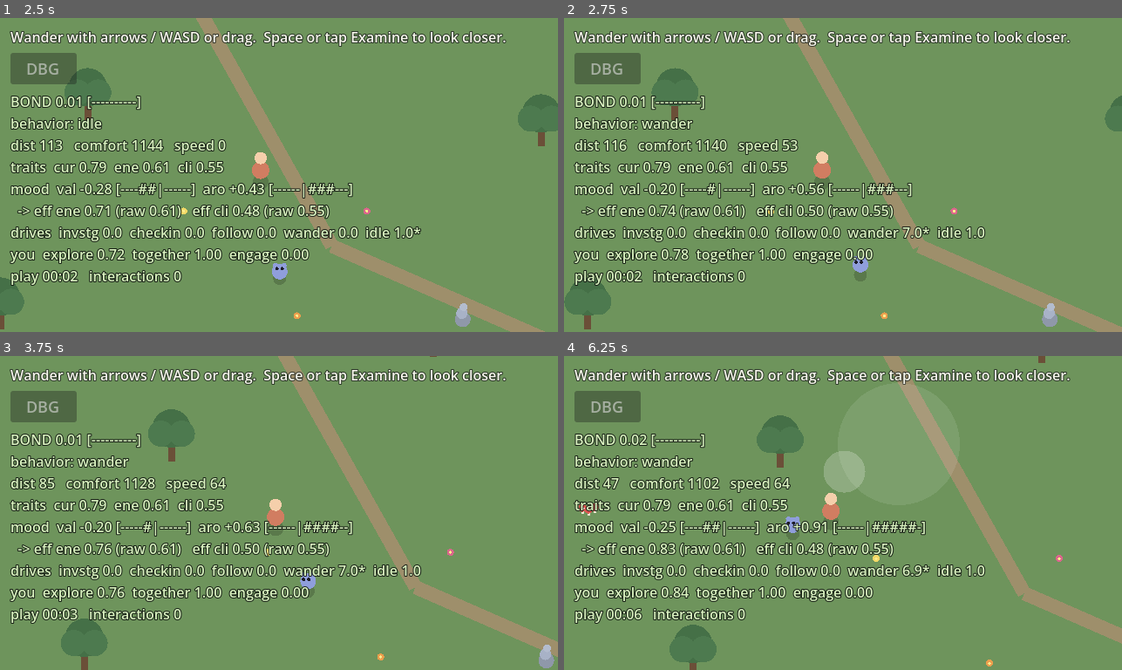
Above: before the commit, frames 1-4 (two rows, left to right).
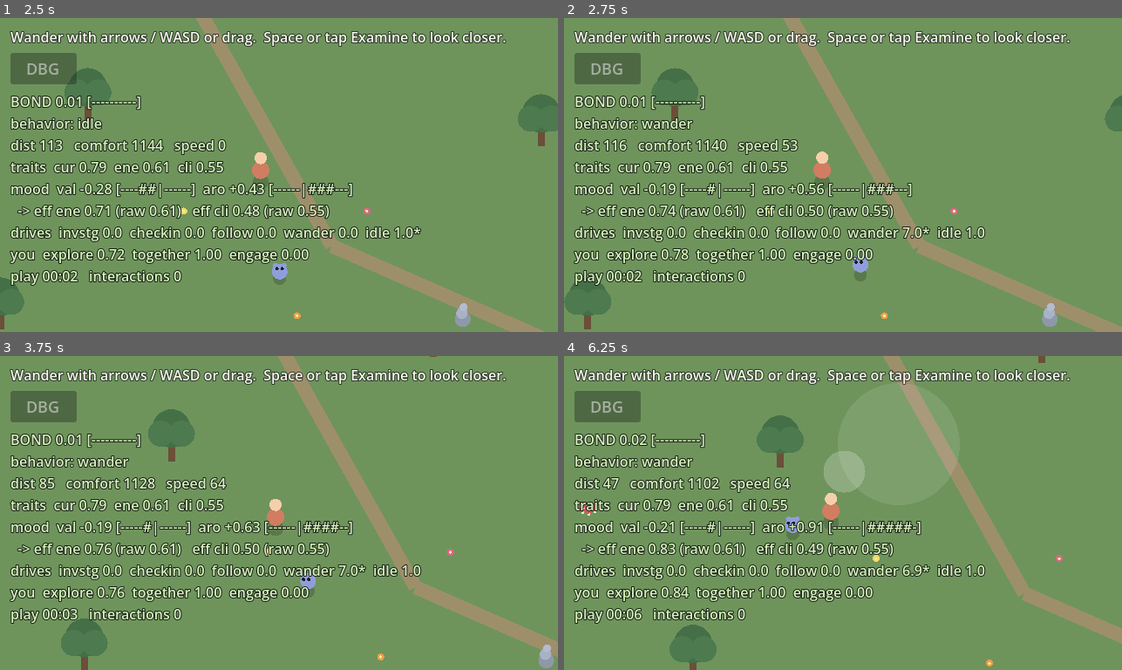
Above: after the commit, the same moments.

Repository: maximusunc/pokepals
Game: Godot game, scene res://scenes/world.tscn
Two runs of this game, one before a commit and one after it. Both use one fixed random seed, a clock stepped at 60 frames per second and the inputs below.
Inputs (mouse positions are in pixels of both pictures, inside the frame that each line leads up to):
- Up to frame 1 (2.5 s): tap Enter (ui_accept) at 0.5, 0.77 s; move the mouse to (251, 237) at 0.52 s; hold Up (ui_up) 0.53-1.25 s; click (251, 237) at 0.67 s; drag from (446, 222) to (251, 237) at 1.27 s; move the mouse to (111, 127) at 2.02 s; hold Left (ui_left) from 2.03 s (still down)
- Up to frame 2 (2.75 s): keep holding Left (ui_left)
- Up to frame 3 (3.75 s): release Left (ui_left) at 2.75 s; drag from (306, 513) to (111, 465) at 2.77 s; move the mouse to (195, 434) at 3.52 s; hold Down (ui_down) from 3.53 s (still down)
- Up to frame 4 (6.25 s): tap Enter (ui_accept) at 3.77 s; release Down (ui_down) at 4.25 s; drag from (965, 497) to (759, 434) at 4.27 s; move the mouse to (731, 528) at 5.02 s; hold Up (ui_up) 5.03-5.75 s; click (731, 528) at 5.17 s; drag from (898, 443) to (731, 528) at 5.77 s

Frame 1 is identical in both runs. In frame 2, less than 0.1% of the frame differs, in the area x 17-21%, y 52-57%; in frame 3, less than 0.1%; in frame 4, 1.1%, in the area x 18-65%, y 52-64%.

Commit message:
feat(companion): wire shared-attention and being-noticed into bond + mood
Social referencing now pays off mechanically, not just visually:

- Shared-attention -> bond: when the companion is right beside whatever the
  player is attending to, that shared moment grows the bond
  (grow_per_shared_attention), novelty-gated in the same familiarity map so
  co-attending the same spot fades. Suppressed on a frame the player actually
  examined something, so that moment counts once.
- Shared-attention -> mood: the same moment is a warming valence lift.
- Being-noticed -> mood: a new noticed_strength read (the player turning
  toward and easing up to the companion itself, no dwell) gives a gentle
  continuous valence lift while it's happening.

CompanionAttention now also returns noticed_strength; the brain merges it
into perception. All data-tuned in companion.json (bond / mood / attention
blocks). Tests cover shared-attention bond growth + novelty gating, the two
valence lifts, and the being-noticed reads.

Co-Authored-By: Claude Opus 4.8 (1M context) <noreply@anthropic.com>
Claude-Session: https://claude.ai/code/session_01WCXccy5pBCLVvDf2cxvg51

Diff:
--- a/pokepals/data/companion.json
+++ b/pokepals/data/companion.json
@@ -23,16 +23,17 @@
 	"roam_pause": [1.5, 4.0],
 	"roam_pause_bond_scale": 2.5,
 	"wander_linger": 2.5,
-	"_bond_comment": "The relationship itself (0..1), persisten …(413 unchanged characters)… rmanent and never fades). (2) grow_per_sec_near, a slow proximity TRICKLE while  …(719 unchanged characters)…
+	"_bond_comment": "The relationship itself (0..1), persisten …(413 unchanged characters)… rmanent and never fades). (2) grow_per_shared_attention on a SHARED-ATTENTION moment — the companion is right beside whatever you're focused on (from social referencing) — also novelty-weighted in the same familiarity map. (3) grow_per_sec_near, a slow proximity TRICKLE while  …(719 unchanged characters)…
 	"bond": {
 		"init": 0.0,
 		"max": 1.0,
 		"grow_per_sec_near": 0.000018,
 		"grow_per_interaction": 0.0004,
+		"grow_per_shared_attention": 0.0003,
 		"novelty_decay": 0.4,
 		"time_scale": 145.0
 	},
-	"_mood_comment": "The fast affective layer — a 2D feeling t …(1128 unchanged characters)… ifts down so the next novel thing pops. walk_amp: amplitude of the per-frame ran …(205 unchanged characters)…
+	"_mood_comment": "The fast affective layer — a 2D feeling t …(1128 unchanged characters)… ifts down so the next novel thing pops. shared_attention_valence: a warming valence lift on a shared-attention moment (you and it focused on the same thing), novelty-weighted. noticed_valence_gain: a gentle continuous valence lift while the player seems to be noticing the companion (noticed_strength * this * delta). walk_amp: amplitude of the per-frame ran …(205 unchanged characters)…
 	"mood": {
 		"overlay_scale": 0.25,
 		"relax_rate": 0.35,
@@ -46,11 +47,13 @@
 		"contagion_bond_scale": 1.4,
 		"boredom_onset": 14.0,
 		"boredom_arousal_rate": 0.04,
+		"shared_attention_valence": 0.35,
+		"noticed_valence_gain": 0.4,
 		"walk_amp": 0.25,
 		"neg_floor": -0.5,
 		"axis_map": { "arousal": "energy", "valence": "clinginess" }
 	},
-	"_attention_comment": "SOCIAL REFERENCING: how the companio …(1189 unchanged characters)… ht) — 0 when fresh, growing as you bond.",
+	"_attention_comment": "SOCIAL REFERENCING: how the companio …(1189 unchanged characters)… ht) — 0 when fresh, growing as you bond. SHARED-ATTENTION (feeds bond + mood): a shared moment is counted when attention_strength >= share_min_strength AND the companion is within share_distance of what you're attending to. BEING-NOTICED (feeds mood): notice_radius is how near the player must be to the companion to possibly be 'noticing' it; notice_floor is the engagement when near+slow but not approaching the companion (keep 0 so only turning-toward-and-coming-over reads as noticing).",
 	"attention": {
 		"radius": 180.0,
 		"slow_speed": 60.0,
@@ -63,7 +66,11 @@
 		"switch_margin": 0.15,
 		"glance_floor": 0.35,
 		"glance_gain": 1.0,
-		"cue_weight": 0.8
+		"cue_weight": 0.8,
+		"share_distance": 90.0,
+		"share_min_strength": 0.25,
+		"notice_radius": 120.0,
+		"notice_floor": 0.0
 	},
 	"_checkin_comment": "Self-initiated visits: while off living its own life, the companion now and then wanders over to  …(765 unchanged characters)…
 	"checkin_score": 9.0,
--- a/pokepals/scripts/world/companion_attention.gd
+++ b/pokepals/scripts/world/companion_attention.gd
@@ -17,30 +17,52 @@
 ## its believable BEAT OF LATENCY: it catches on a moment after you settle on something.
 ##
 ## Output (merged into perception by the brain):
-##   { has_attended: bool, attended_object: Vector2, attention_strength: 0..1 }
-## Pure of RNG and the scene tree; deterministic given the same inputs and prior state.
+##   { has_attended: bool, attended_object: Vector2, attention_strength: 0..1,
+##     noticed_strength: 0..1 }
+## noticed_strength is the flip side: how much the player seems to be attending to the
+## COMPANION itself — turning toward and easing up to YOU — read with the same vocabulary
+## but no dwell (being noticed is a momentary thing). It feeds the mood (being noticed
+## feels good). Pure of RNG and the scene tree; deterministic given the same inputs.
 
 var _dwell: Dictionary = {}   # candidate index -> seconds lingered slow-and-near it
 var _locked := -1             # the candidate we're currently reporting (for hysteresis)
 var _hold := 0.0              # seconds left holding the lock before we'll freely switch
 
 
-func _none() -> Dictionary:
-	return { "has_attended": false, "attended_object": Vector2.ZERO, "attention_strength": 0.0 }
+func _result(has_attended: bool, attended: Vector2, strength: float, noticed: float) -> Dictionary:
+	return {
+		"has_attended": has_attended,
+		"attended_object": attended,
+		"attention_strength": strength,
+		"noticed_strength": noticed,
+	}
 
 
-## Advance one frame and report what the player seems focused on. A no-op (returns none)
-## without "attention" config, on a zero/negative delta, or when there are no POIs.
+# How much the player seems to be attending to the COMPANION itself: near + slow +
+# approaching it. No dwell — being noticed is a glance-up moment, not a lingering. Zero
+# without a companion position to read.
+func _noticed(context: Dictionary, ac: Dictionary, player_pos: Vector2, player_vel: Vector2, speed: float, slowness: float) -> float:
+	if not context.has("companion_pos"):
+		return 0.0
+	var cpos: Vector2 = context["companion_pos"]
+	var notice_radius := float(ac.get("notice_radius", 120.0))
+	var d := player_pos.distance_to(cpos)
+	if d > notice_radius:
+		return 0.0
+	var proximity := 1.0 - d / notice_radius
+	var toward := cpos - player_pos
+	var approaching := speed > 1.0 and toward.dot(player_vel) > 0.0
+	var engagement := 1.0 if approaching else float(ac.get("notice_floor", 0.0))
+	return clampf(proximity * slowness * engagement, 0.0, 1.0)
+
+
+## Advance one frame and report what the player seems focused on (and whether they seem to
+## be noticing the companion). A no-op without "attention" config or on a zero/negative
+## delta; being-noticed is still read even when there are no POIs.
 func update(context: Dictionary, cfg: Dictionary, delta: float) -> Dictionary:
 	var ac: Dictionary = cfg.get("attention", {})
 	if ac.is_empty() or delta <= 0.0:
-		return _none()
-	var pois: Array = context.get("points_of_interest", [])
-	if pois.is_empty():
-		_dwell.clear()
-		_locked = -1
-		_hold = 0.0
-		return _none()
+		return _result(false, Vector2.ZERO, 0.0, 0.0)
 
 	var player_pos: Vector2 = context["player_pos"]
 	var player_vel: Vector2 = context.get("player_velocity", Vector2.ZERO)
@@ -54,6 +76,14 @@
 	var approach_floor := float(ac.get("approach_floor", 0.0))
 
 	var slowness := clampf(1.0 - speed / maxf(slow_speed, 0.001), 0.0, 1.0)
+	var noticed := _noticed(context, ac, player_pos, player_vel, speed, slowness)
+
+	var pois: Array = context.get("points_of_interest", [])
+	if pois.is_empty():
+		_dwell.clear()
+		_locked = -1
+		_hold = 0.0
+		return _result(false, Vector2.ZERO, 0.0, noticed)
 
 	# Score every candidate, advancing/draining its dwell, and remember the strongest.
 	var strengths: Dictionary = {}
@@ -90,7 +120,7 @@
 	if best == -1 or best_strength < min_strength:
 		_locked = -1
 		_hold = 0.0
-		return _none()
+		return _result(false, Vector2.ZERO, 0.0, noticed)
 
 	# Hysteresis: once locked onto something, hold it briefly and require a clear margin to
 	# switch, so the gaze doesn't flicker between two nearby props frame to frame.
@@ -105,8 +135,4 @@
 		_hold = maxf(0.0, _hold - delta)
 	_locked = chosen
 
-	return {
-		"has_attended": true,
-		"attended_object": pois[chosen] as Vector2,
-		"attention_strength": float(strengths[chosen]),
-	}
+	return _result(true, pois[chosen] as Vector2, float(strengths[chosen]), noticed)
--- a/pokepals/scripts/world/companion_brain.gd
+++ b/pokepals/scripts/world/companion_brain.gd
@@ -82,6 +82,7 @@
 	perception["has_attended"] = attention["has_attended"]
 	perception["attended_object"] = attention["attended_object"]
 	perception["attention_strength"] = attention["attention_strength"]
+	perception["noticed_strength"] = attention["noticed_strength"]
 	perception["glance_roll"] = _ref_rng.randf()
 	perception["cue_roll"] = _ref_rng.randf()
 
--- a/pokepals/scripts/world/companion_self.gd
+++ b/pokepals/scripts/world/companion_self.gd
@@ -47,6 +47,7 @@
 # mood update so a habituated prop barely moves the mood. And how long it's been since
 # anything novel happened, for the boredom drift.
 var _last_discovery_novelty: float = 0.0
+var _last_shared_novelty: float = 0.0
 var _seconds_since_novelty: float = 999.0
 
 
@@ -137,11 +138,13 @@
 
 
 ## The bond DEEPENS through genuine play — discovery and shared moments — not idle
-## time. Two sources remain:
+## time. Three sources:
 ##   1. A NOVELTY-weighted bump on each shared examine: the first real encounter with a
 ##      prop pays full, every repeat pays less (decaying to ~0), so poking one thing over
 ##      and over stops growing bond. The discount is permanent (familiarity never fades).
-##   2. A slow proximity TRICKLE while you stay close — the gentle long-tail finisher,
+##   2. A SHARED-ATTENTION bump when the companion is right beside whatever the player is
+##      attending to (from social referencing) — novelty-weighted the same way.
+##   3. A slow proximity TRICKLE while you stay close — the gentle long-tail finisher,
 ##      deliberately weak so parking next to the companion is never the optimal play.
 ## Raw presence (growing just from the game running) is gone — it was farmable. Kept
 ## bounded so the wanderer->companion shift is felt across a session, not flipped in
@@ -163,6 +166,15 @@
 		_last_discovery_novelty = novelty
 		amount += float(bond_cfg.get("grow_per_interaction", 0.0)) * novelty
 		familiarity[key] = seen + 1.0
+	# Shared-attention moment (from social referencing): you and it focused on the SAME
+	# thing — the companion is right beside whatever you're attending to. A real bond beat,
+	# novelty-gated in the same familiarity map (sharing the same spot twice stops paying).
+	# Suppressed on a frame you actually examined something, so that moment counts once.
+	_last_shared_novelty = 0.0
+	if not perception["has_interaction"]:
+		_last_shared_novelty = _shared_attention_novelty(perception, cfg)
+		if _last_shared_novelty > 0.0:
+			amount += float(bond_cfg.get("grow_per_shared_attention", 0.0)) * _last_shared_novelty
 	# time_scale lets the real ~10-hour bond curve be experienced quickly while tuning
 	# feel: the base rates are the real game, this multiplies them (set to 1.0 to ship).
 	amount *= float(bond_cfg.get("time_scale", 1.0))
@@ -185,6 +197,27 @@
 		return id
 	var p: Vector2 = perception.get("interaction_point", Vector2.ZERO)
 	return "pos:%d,%d" % [roundi(p.x / 24.0), roundi(p.y / 24.0)]
+
+
+## Detects a shared-attention moment and returns its novelty (0 if none), bumping the
+## familiarity tally for the shared spot as a side effect so repeats fade — mirroring the
+## discovery path. A shared moment = the player is clearly attending to something the
+## companion is right beside. Keyed by quantized position, since POIs reach perception as
+## bare points (no id); kept in its own "share:" namespace.
+func _shared_attention_novelty(perception: Dictionary, cfg: Dictionary) -> float:
+	if not bool(perception.get("has_attended", false)):
+		return 0.0
+	var ac: Dictionary = cfg.get("attention", {})
+	if float(perception.get("attention_strength", 0.0)) < float(ac.get("share_min_strength", 0.25)):
+		return 0.0
+	var attended: Vector2 = perception.get("attended_object", Vector2.ZERO)
+	var companion_pos: Vector2 = perception.get("companion_pos", Vector2.ZERO)
+	if companion_pos.distance_to(attended) > float(ac.get("share_distance", 90.0)):
+		return 0.0
+	var key := "share:%d,%d" % [roundi(attended.x / 24.0), roundi(attended.y / 24.0)]
+	var seen := float(familiarity.get(key, 0.0))
+	familiarity[key] = seen + 1.0
+	return _novelty_factor(seen, cfg.get("bond", {}))
 
 
 ## Each companion's resting mood — the center its feeling relaxes back to — is derived
@@ -246,6 +279,14 @@
 	# Boredom: a stretch without novelty quiets arousal a touch.
 	if _seconds_since_novelty > float(m.get("boredom_onset", 12.0)):
 		mood_arousal -= float(m.get("boredom_arousal_rate", 0.0)) * delta
+
+	# Shared attention (from social referencing): focusing on the same thing together is
+	# warming — a valence lift, novelty-weighted so co-attending the same spot fades.
+	if _last_shared_novelty > 0.0:
+		mood_valence += float(m.get("shared_attention_valence", 0.0)) * _last_shared_novelty
+	# Being noticed — the player turning toward and easing up to us — feels good (a gentle
+	# continuous lift while it's happening).
+	mood_valence += float(m.get("noticed_valence_gain", 0.0)) * float(perception.get("noticed_strength", 0.0)) * delta
 
 	# Random walk — the main variety source (Brownian, so it's frame-rate independent).
 	var walk := float(m.get("walk_amp", 0.0)) * sqrt(delta)
--- a/pokepals/tests/test_companion_attention.gd
+++ b/pokepals/tests/test_companion_attention.gd
@@ -12,6 +12,8 @@
 	fails += _test_dwell_strengthens_over_time(cfg)
 	fails += _test_fast_player_does_not_attend(cfg)
 	fails += _test_approach_engages_immediately(cfg)
+	fails += _test_reads_being_noticed(cfg)
+	fails += _test_not_noticed_when_idle_beside(cfg)
 	return fails
 
 
@@ -85,3 +87,28 @@
 	fails += _ok(out["has_attended"], "approaching a prop engages attention at once")
 	fails += _ok(float(out["attention_strength"]) > 0.2, "approach gives a meaningful strength immediately")
 	return fails
+
+
+# Being noticed: the player turning toward and easing up to the companion itself.
+static func _test_reads_being_noticed(cfg: Dictionary) -> int:
+	var a := CompanionAttention.new()
+	var ctx := {
+		"player_pos": Vector2.ZERO,
+		"player_velocity": Vector2(30, 0),  # slow, toward the companion
+		"companion_pos": Vector2(50, 0),
+		"points_of_interest": [],
+	}
+	var out := a.update(ctx, cfg, 0.1)
+	return _ok(float(out["noticed_strength"]) > 0.2, "reads the player coming over as being noticed")
+
+
+static func _test_not_noticed_when_idle_beside(cfg: Dictionary) -> int:
+	var a := CompanionAttention.new()
+	var ctx := {
+		"player_pos": Vector2.ZERO,
+		"player_velocity": Vector2.ZERO,  # just standing there
+		"companion_pos": Vector2(50, 0),
+		"points_of_interest": [],
+	}
+	var out := a.update(ctx, cfg, 0.1)
+	return _ok(float(out["noticed_strength"]) == 0.0, "merely standing near isn't being noticed (needs turning toward)")
--- a/pokepals/tests/test_companion_self.gd
+++ b/pokepals/tests/test_companion_self.gd
@@ -25,6 +25,9 @@
 	fails += _test_mood_spikes_on_novel_discovery(cfg)
 	fails += _test_mood_spike_dampens_with_habituation(cfg)
 	fails += _test_mood_overlays_effective_traits(cfg)
+	fails += _test_shared_attention_grows_bond(cfg)
+	fails += _test_shared_attention_lifts_valence(cfg)
+	fails += _test_being_noticed_lifts_valence(cfg)
 	return fails
 
 
@@ -349,3 +352,66 @@
 	s.mood_valence = 0.9
 	fails += _ok(is_equal_approx(CompanionTraits.value(s, cfg, "curiosity"), s.trait_value("curiosity")), "curiosity is unaffected by mood")
 	return fails
+
+
+# A perception of a shared-attention moment: the companion right beside something the
+# player is clearly attending to, with no explicit examine this frame.
+static func _perception_shared(companion_pos: Vector2, attended: Vector2, strength: float) -> Dictionary:
+	return {
+		"player_velocity": Vector2.ZERO,
+		"dist_to_player": 10.0,
+		"follow_near": 100.0,
+		"has_interaction": false,
+		"interaction_id": "",
+		"interaction_point": Vector2.ZERO,
+		"has_attended": true,
+		"attention_strength": strength,
+		"attended_object": attended,
+		"companion_pos": companion_pos,
+		"noticed_strength": 0.0,
+	}
+
+
+# Focusing on the same thing together grows the bond — and, like other sources, it's
+# novelty-gated, so co-attending the same spot pays less each time.
+static func _test_shared_attention_grows_bond(cfg: Dictionary) -> int:
+	var s := CompanionSelf.make_default(cfg)
+	var b0 := s.bond
+	s.observe(_perception_shared(Vector2.ZERO, Vector2(40, 0), 0.8), cfg, 0.0)
+	var first := s.bond - b0
+	var b1 := s.bond
+	s.observe(_perception_shared(Vector2.ZERO, Vector2(40, 0), 0.8), cfg, 0.0)
+	var second := s.bond - b1
+	var fails := 0
+	fails += _ok(first > 0.0, "a shared-attention moment grows bond")
+	fails += _ok(second < first, "repeating the same shared spot grows bond less (novelty)")
+	# A weak/far signal isn't a shared moment at all.
+	var t := CompanionSelf.make_default(cfg)
+	var t0 := t.bond
+	t.observe(_perception_shared(Vector2.ZERO, Vector2(400, 0), 0.8), cfg, 0.0)  # too far
+	fails += _ok(is_equal_approx(t.bond, t0), "a prop the companion isn't beside is not a shared moment")
+	return fails
+
+
+static func _test_shared_attention_lifts_valence(cfg: Dictionary) -> int:
+	var c := _mood_cfg_no_walk(cfg)
+	var s := CompanionSelf.make_default(c)
+	_settle_mood(s, c)
+	var rest_v := s.mood_valence
+	var p := _perception_shared(Vector2.ZERO, Vector2(40, 0), 0.8)
+	s.observe(p, c, 0.1)
+	s.update_mood(p, c, 0.1, _rng())
+	return _ok(s.mood_valence > rest_v + 0.05, "a shared-attention moment lifts valence")
+
+
+static func _test_being_noticed_lifts_valence(cfg: Dictionary) -> int:
+	var c := _mood_cfg_no_walk(cfg)
+	var s := CompanionSelf.make_default(c)
+	_settle_mood(s, c)
+	var rest_v := s.mood_valence
+	var p := _perception(true)
+	p["has_attended"] = false
+	p["noticed_strength"] = 0.8  # the player is turning toward and coming over
+	for _i in 20:
+		s.update_mood(p, c, 0.1, _rng())
+	return _ok(s.mood_valence > rest_v + 0.05, "being noticed by the player lifts valence")
Not shown, changed: docs/companion-design.md
